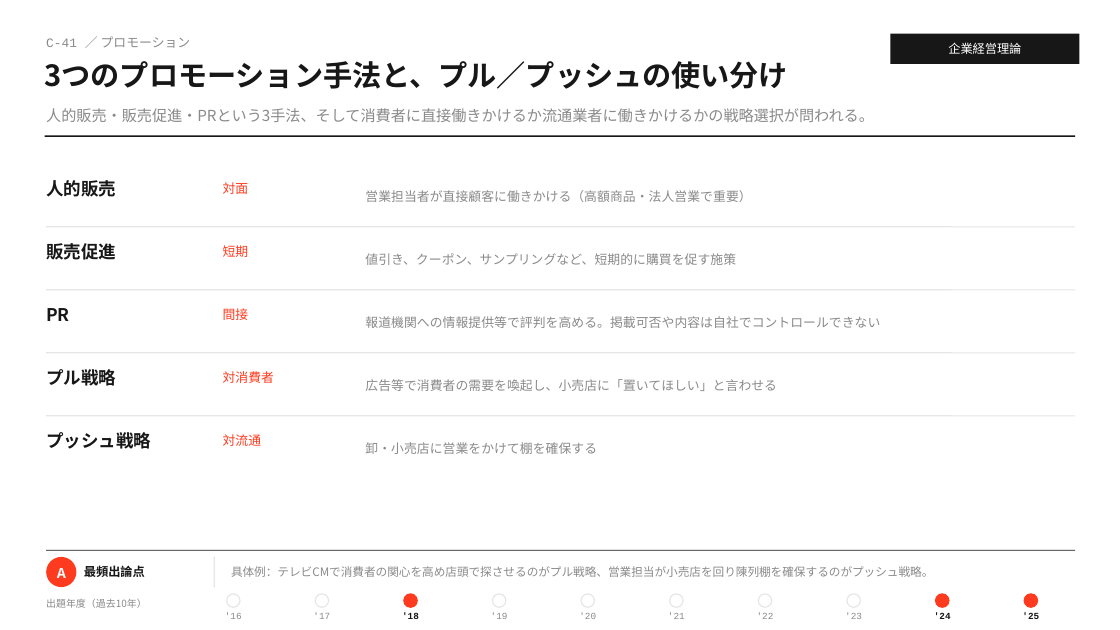
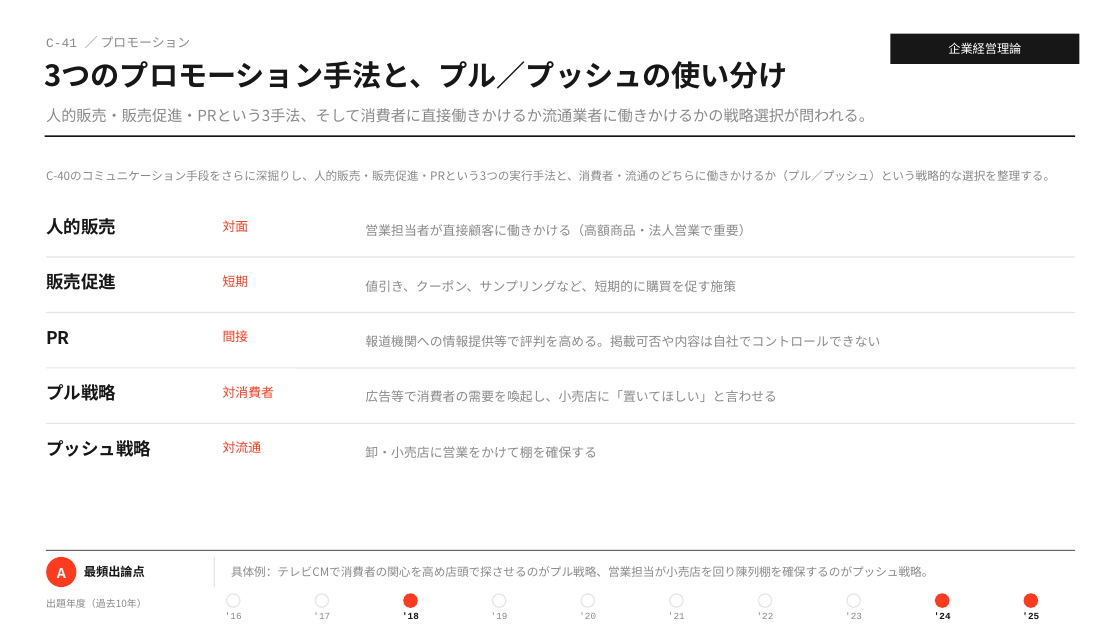
Before and after one commit to MasatoshiSano/SMEC, a slide deck: slide 80 of slides/1st_stage/C_business_administration.pptx. Drawn at 1120x630 pixels with LibreOffice and Linux fonts; fonts in the diff are those of the drawing. Boxes give left, top, right and bottom in pixels: in the first picture for what was removed or moved away, otherwise in the second. Text is boxed around its words. In the diff, an @@ line names an element or a change of style, - is before the commit and + after.

```diff
--- a/slides/1st_stage/C_business_administration.pptx
+++ b/slides/1st_stage/C_business_administration.pptx
@@ text added at (46,170,1055,181), 10 pt, text #8A8A8A @@
+C-40のコミュニケーション手段をさらに深掘りし、人的販売・販売促進・PRという3つの実行手法と、消費者・流通のどちらに働きかけるか（プル／プッシュ）という戦略的な選択を整理する。
@@ text "営業担当者が直接顧客に働きかける（高額商品・法人営業で重要）": place and size @@
-text "営業担当者が直接顧客に働きかける（高額商品・法人営業で重要）" at (365,190,751,202)
+text "営業担当者が直接顧客に働きかける（高額商品・法人営業で重要）" at (365,224,751,236)
@@ text "人的販売": place and size @@
-text "人的販売" at (46,180,116,197)
+text "人的販売" at (46,218,116,235)
@@ text "対面": place and size @@
-text "対面" at (223,182,249,194)
+text "対面" at (223,220,249,232)
@@ 2 texts, 1 line: place and size @@
-2 texts, 1 line at (46,227,1075,260)
+2 texts, 1 line at (46,257,1075,290)
@@ text "値引き、クーポン、サンプリングなど、短期的に購買を促す施策": place and size @@
-text "値引き、クーポン、サンプリングなど、短期的に購買を促す施策" at (365,253,736,265)
+text "値引き、クーポン、サンプリングなど、短期的に購買を促す施策" at (365,280,736,292)
@@ text "PR": place and size @@
-text "PR" at (46,308,70,321)
+text "PR" at (46,331,70,344)
@@ line moved from (46, 290) - (1075, 290) to (46, 313) - (1075, 313) @@
@@ text "間接": place and size @@
-text "間接" at (223,308,249,320)
+text "間接" at (223,330,249,342)
@@ text "報道機関への情報提供等で評判を高める。掲載可否や内容は自社でコントロールできない": place and size @@
-text "報道機関への情報提供等で評判を高める。掲載可否や内容は自社でコントロールできない" at (365,316,880,328)
+text "報道機関への情報提供等で評判を高める。掲載可否や内容は自社でコントロールできない" at (365,335,880,347)
@@ 2 texts, 1 line: place and size @@
-2 texts, 1 line at (46,353,1075,386)
+2 texts, 1 line at (46,368,1075,401)
@@ text "広告等で消費者の需要を喚起し、小売店に「置いてほしい」と言わせる": place and size @@
-text "広告等で消費者の需要を喚起し、小売店に「置いてほしい」と言わせる" at (365,379,777,391)
+text "広告等で消費者の需要を喚起し、小売店に「置いてほしい」と言わせる" at (365,390,777,402)
@@ line moved from (46, 416) - (1075, 416) to (46, 423) - (1075, 423) @@
@@ text "プッシュ戦略": place and size @@
-text "プッシュ戦略" at (46,432,151,449)
+text "プッシュ戦略" at (46,440,151,457)
@@ text "対流通": place and size @@
-text "対流通" at (223,434,262,446)
+text "対流通" at (223,441,262,453)
@@ text "卸・小売店に営業をかけて棚を確保する": place and size @@
-text "卸・小売店に営業をかけて棚を確保する" at (365,442,597,454)
+text "卸・小売店に営業をかけて棚を確保する" at (365,446,597,458)
```
Also in this commit, not shown: 7 other slides changed, 2 other files.
